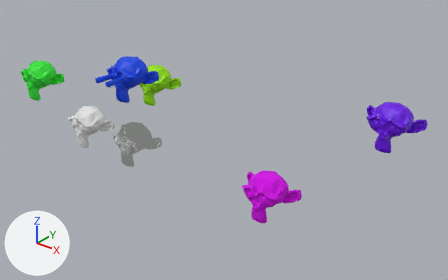
The Blender file Blender-Monkey-Projects-Tatooine.blend as it was, and as the next commit left it.
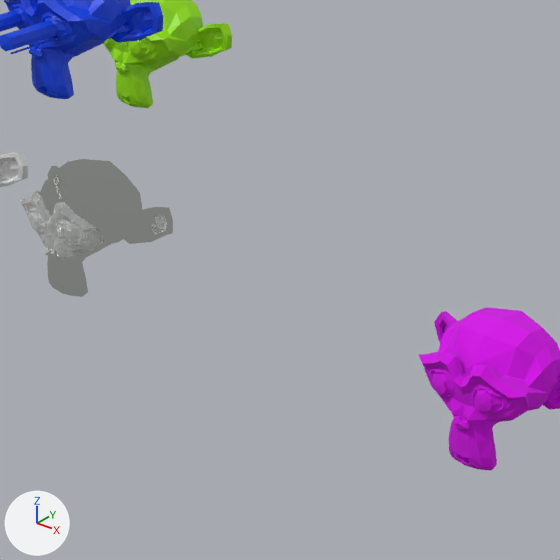
Old and new are each drawn whole from a 50 mm camera at (20.16, -18.29, 13.2) aimed at (3.59, 2.42, 0.36) and again close up on the part from 24% to 64% of the width and 25% to 90% of the height. Every picture has the same lights, and +X, +Y and +Z are marked at lower left.

Names of what the first close-up shows: 'Aeson M', 'BrysonleeUpton', 'Dayton M', 'Isaac.L', 'Mr Sharpe'.
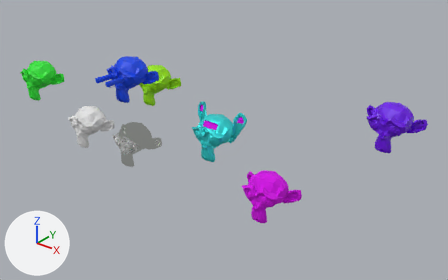
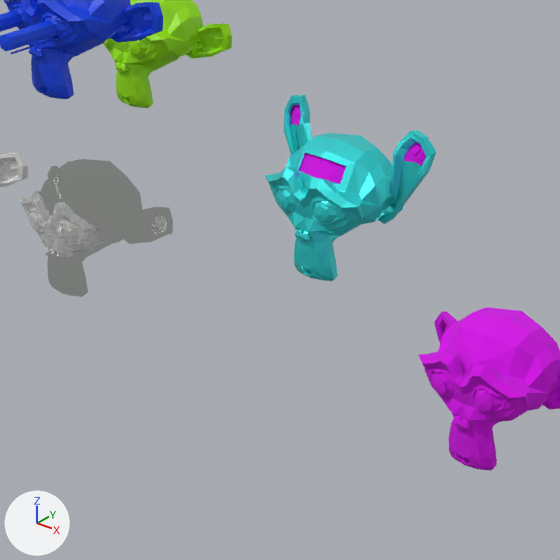
Commit message: Add files via upload
Added monkey with my name.

Changed parts and their boxes [x1, y1, x2, y2] in the close-ups (560 x 560 px):
'Morgan E', added (cyan)
    after: [265, 95, 436, 281]
    faces in mat_morgansmat (cyan #3ae7e7): [265, 95, 436, 281]
    faces in mat_pinkmaterial (pink #d500e7): [291, 105, 426, 184]

The change, as a list of edits to the scene's bpy script:
```text
Add mat_morgansmat:
    mat_morgansmat = principled_material('MorgansMat')
    mat_morgansmat.base_color = (0.042, 0.8, 0.8)  # cyan #3ae7e7
    mat_morgansmat.metallic = 0.516
    mat_morgansmat.roughness = 0.405
Add me_suzanne_007:
    me_suzanne_007.from_pydata(...)  # 585 vertices, 583 faces; spans x -1.38..1.38, y -0.85..0.85, z -0.98..1.28
    # faces by material slot: [564, 19]
    me_suzanne_007.materials.append(mat_morgansmat)  # cyan #3ae7e7
    me_suzanne_007.materials.append(mat_pinkmaterial)  # pink #d500e7
Add ob_morgan_e:
    ob_morgan_e = bpy.data.objects.new('Morgan E', me_suzanne_007)
    ob_morgan_e.location = (4.17, 1.06, 1.21)
```
